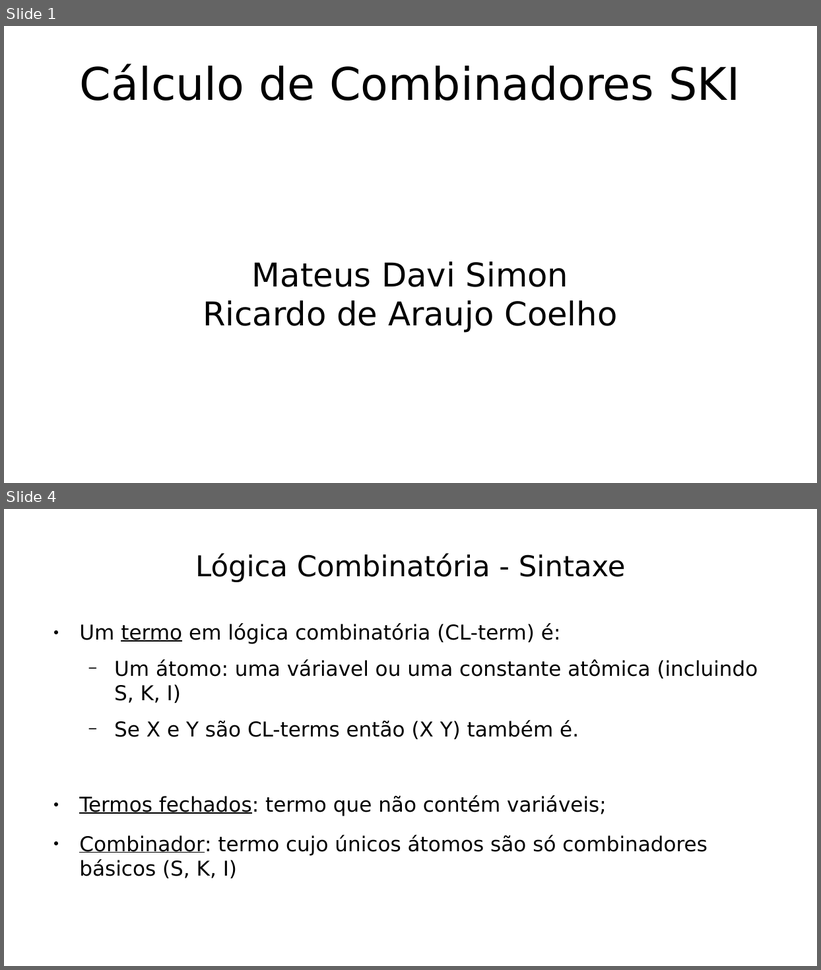
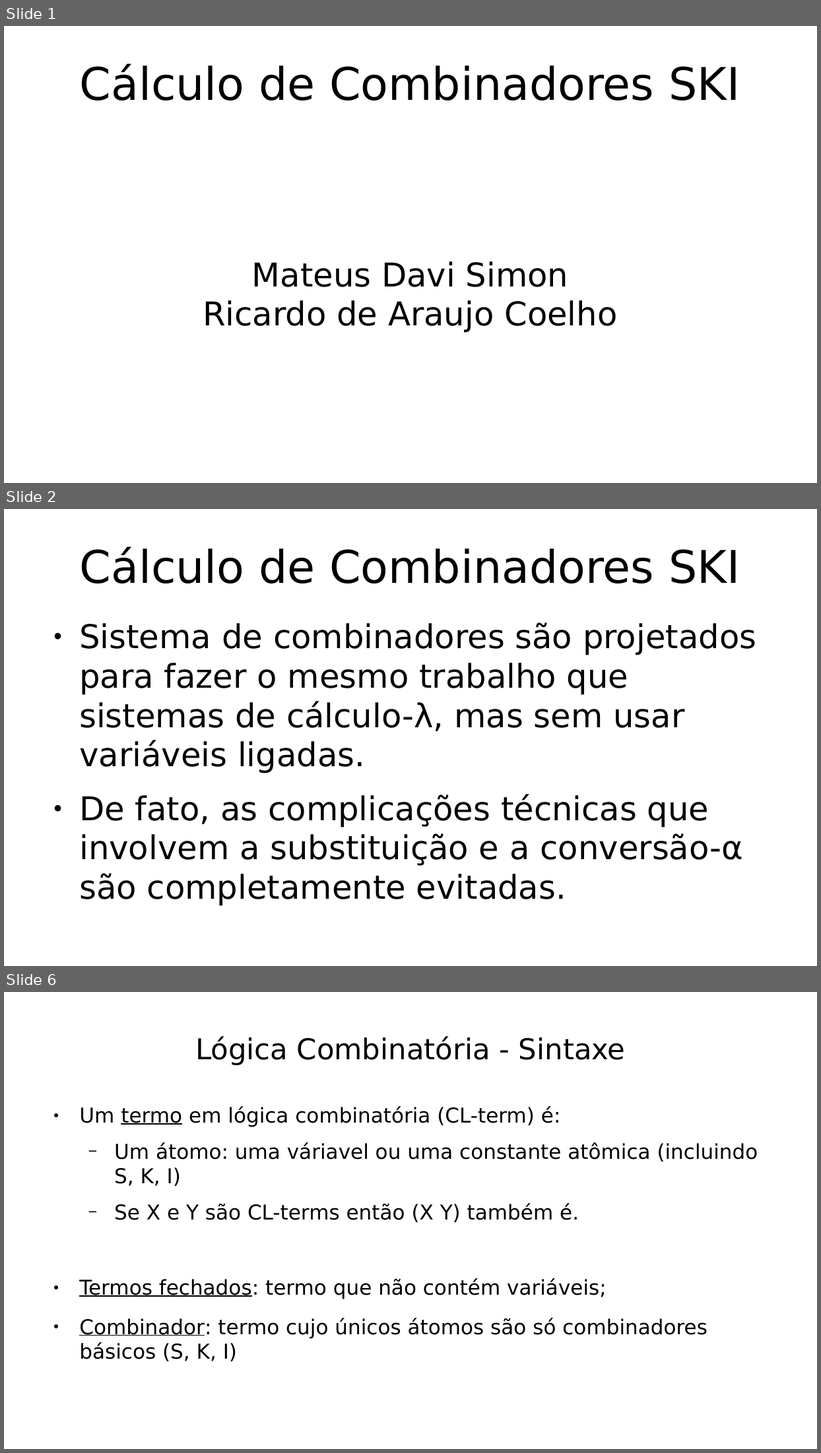
Before and after one commit to hlah/teoria_da_computacao, a slide deck: pesquisa/slides.odp. Shown one above the other, each under a label of ours: slides 1 and 4 before the commit, slides 1, 2 and 6 after it; the slides between them are not shown. The pictures are 821x970 and 821x1453 pixels, drawn with LibreOffice and Linux fonts; fonts in the diff are those of the drawing. Boxes give left, top, right and bottom in pixels: in the first picture for what was removed or moved away, otherwise in the second. Text is boxed around its words. In the diff, an @@ line names an element or a change of style, - is before the commit and + after.

```diff
--- a/pesquisa/slides.odp
+++ b/pesquisa/slides.odp
@@ slide 2 added at [4, 509, 817, 966], background #FFFFFF @@
@@ title added at [80, 547, 740, 584], 44 pt, text #000000 @@
+Cálculo de Combinadores SKI
@@ text added at [79, 623, 756, 866], 32 pt, text #000000 @@
+● Sistema de combinadores são projetados para fazer o mesmo trabalho que sistemas de cálculo-λ, mas sem usar variáveis ligadas.
+● De fato, as complicações técnicas que involvem a substituição e a conversão-α são completamente evitadas.
@@ what was slide 4 is now slide 6 @@
```
Also in this commit, not shown: 5 slides changed, 8 other slides added, 2 slides removed.
